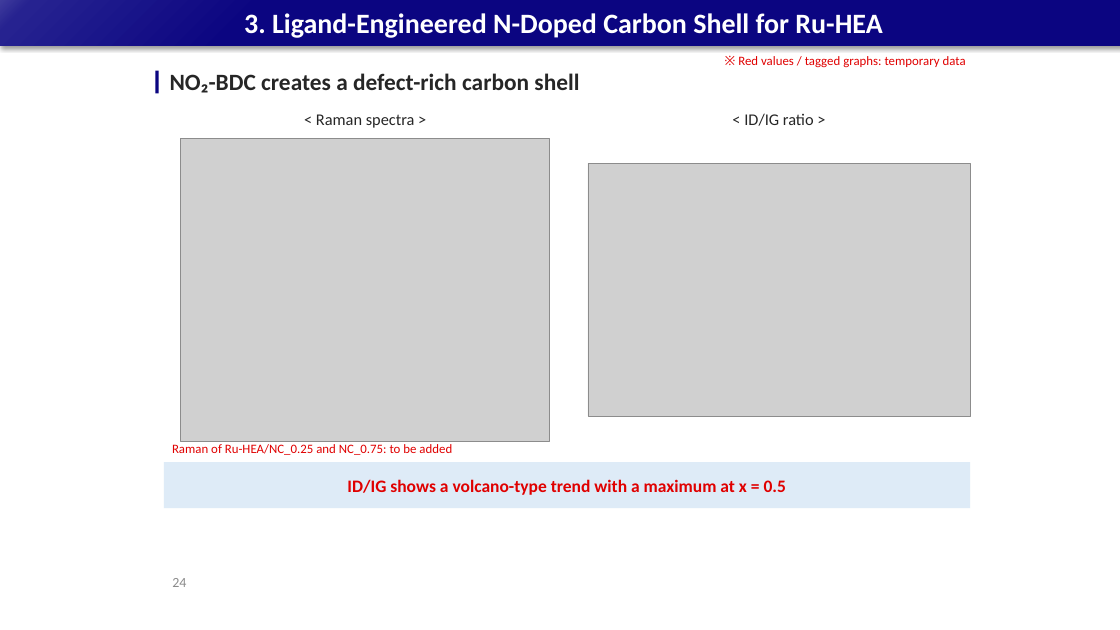
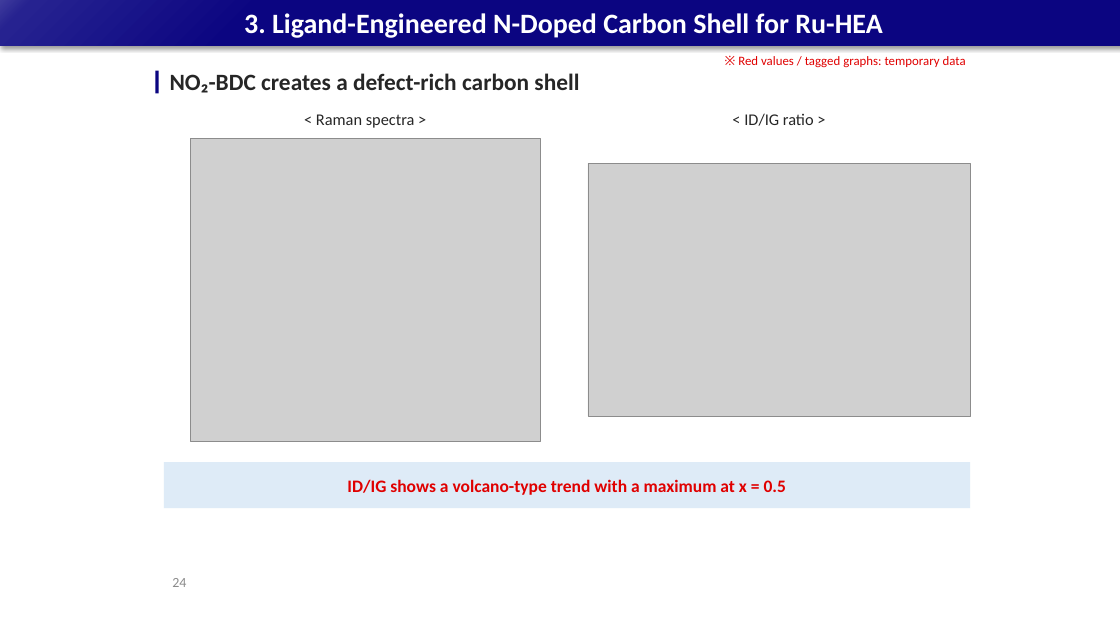
Before and after one commit to limsj0204/letter, a slide deck: slide 24 of 학위논문_디펜스_발표자료_5시료.pptx. Drawn at 1120x630 pixels with LibreOffice and Linux fonts; fonts in the diff are those of the drawing; grey boxes stand for pictures. Boxes give left, top, right and bottom in pixels: in the first picture for what was removed or moved away, otherwise in the second. Text is boxed around its words. In the diff, an @@ line names an element or a change of style, - is before the commit and + after.

```diff
--- a/학위논문_디펜스_발표자료_5시료.pptx
+++ b/학위논문_디펜스_발표자료_5시료.pptx
@@ picture resized from (x1=181, y1=139, x2=549, y2=441) to (x1=191, y1=139, x2=540, y2=441) @@
@@ text removed at (x1=172, y1=444, x2=452, y2=455) @@
-Raman of Ru-HEA/NC_0.25 and NC_0.75: to be added
```
Also in this commit, not shown: 2 other slides changed, 1 slide added, 1 other file.
